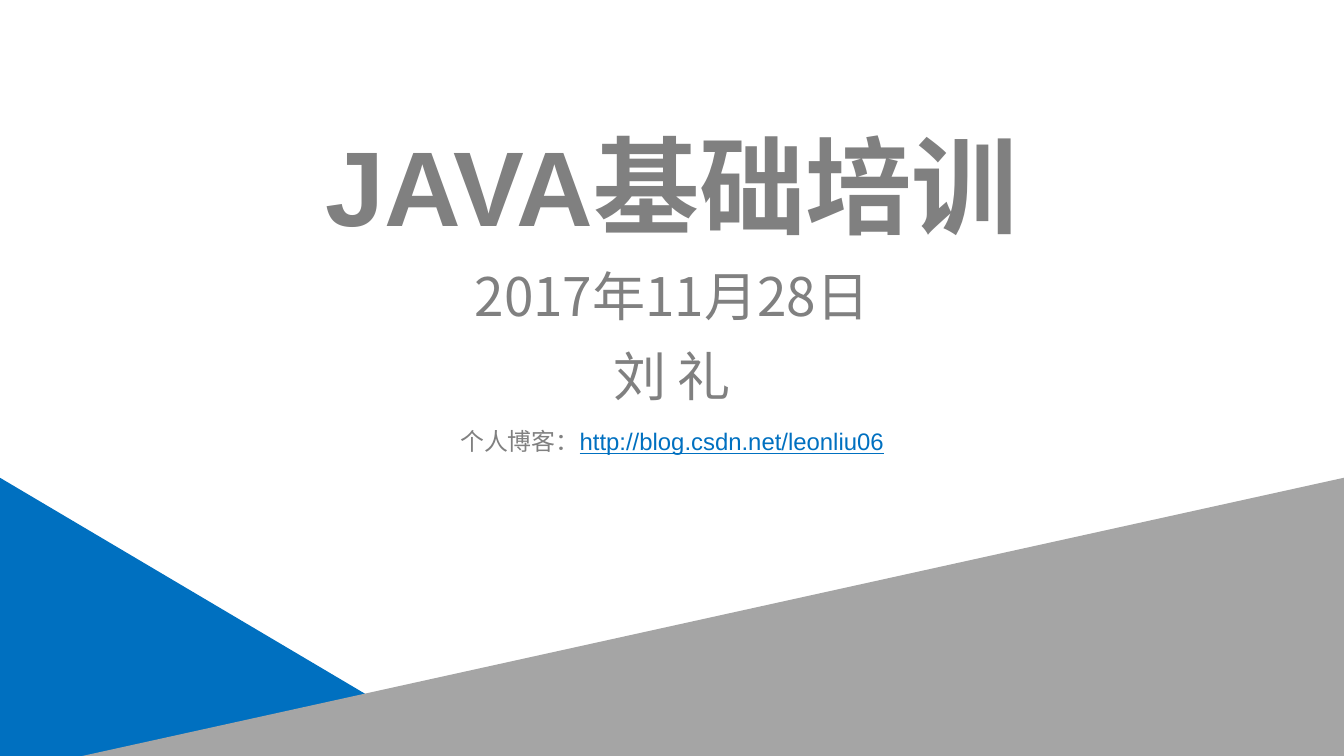
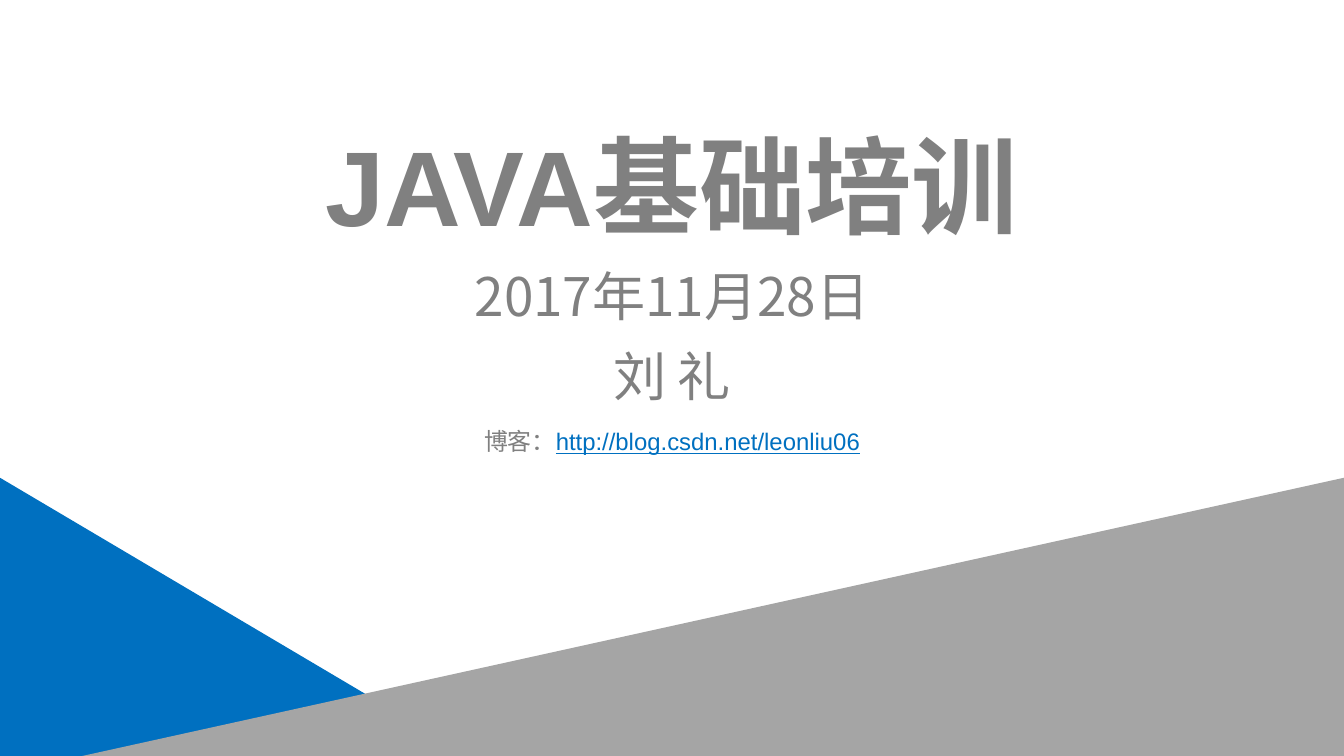
Before and after one commit to leonliu06/JavaTrainning, a slide deck: slide 1 of Java基础培训.pptx. Drawn at 1344x756 pixels with LibreOffice and Linux fonts; fonts in the diff are those of the drawing. Boxes give left, top, right and bottom in pixels: in the first picture for what was removed or moved away, otherwise in the second. Text is boxed around its words. In the diff, an @@ line names an element or a change of style, - is before the commit and + after.

```diff
--- a/Java基础培训.pptx
+++ b/Java基础培训.pptx
@@ text at [484,430,860,455]: text changed @@
-个人博客：http://blog.csdn.net/leonliu06
+博客：http://blog.csdn.net/leonliu06
```
Also in this commit, not shown: 15 other files.
